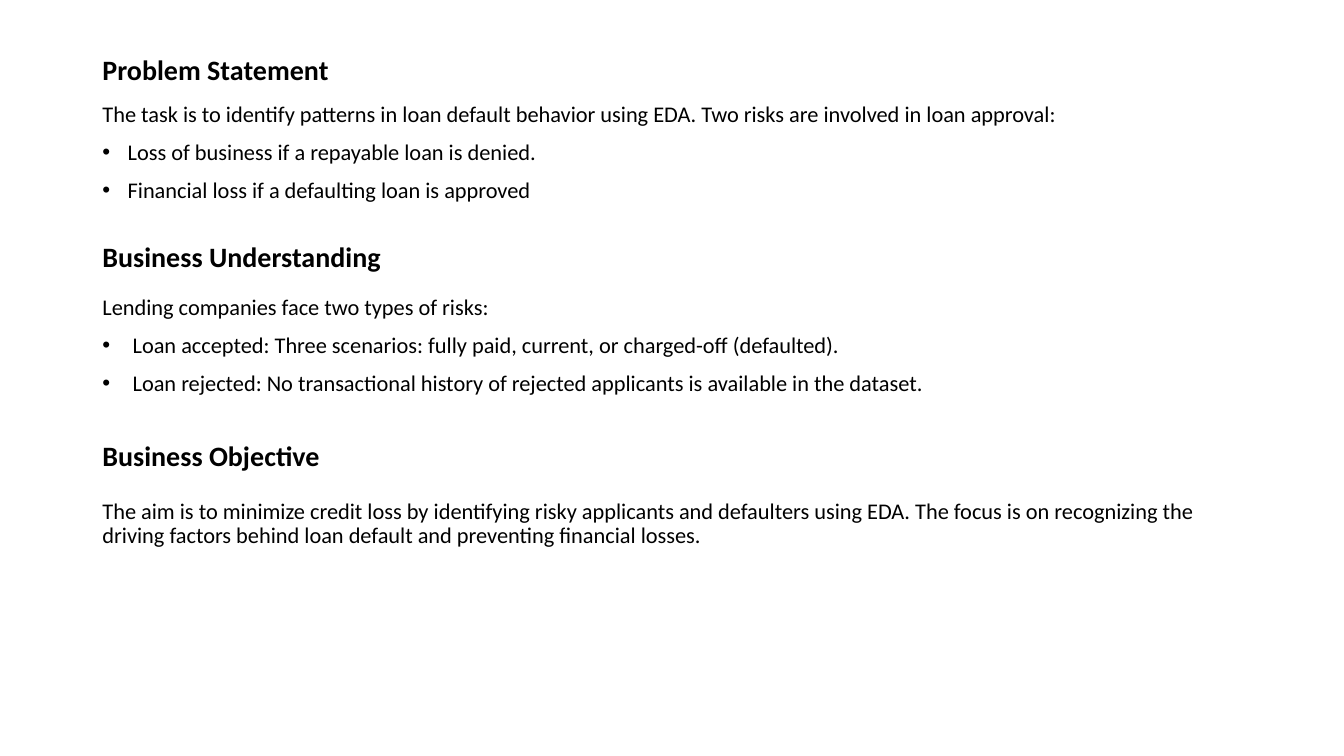
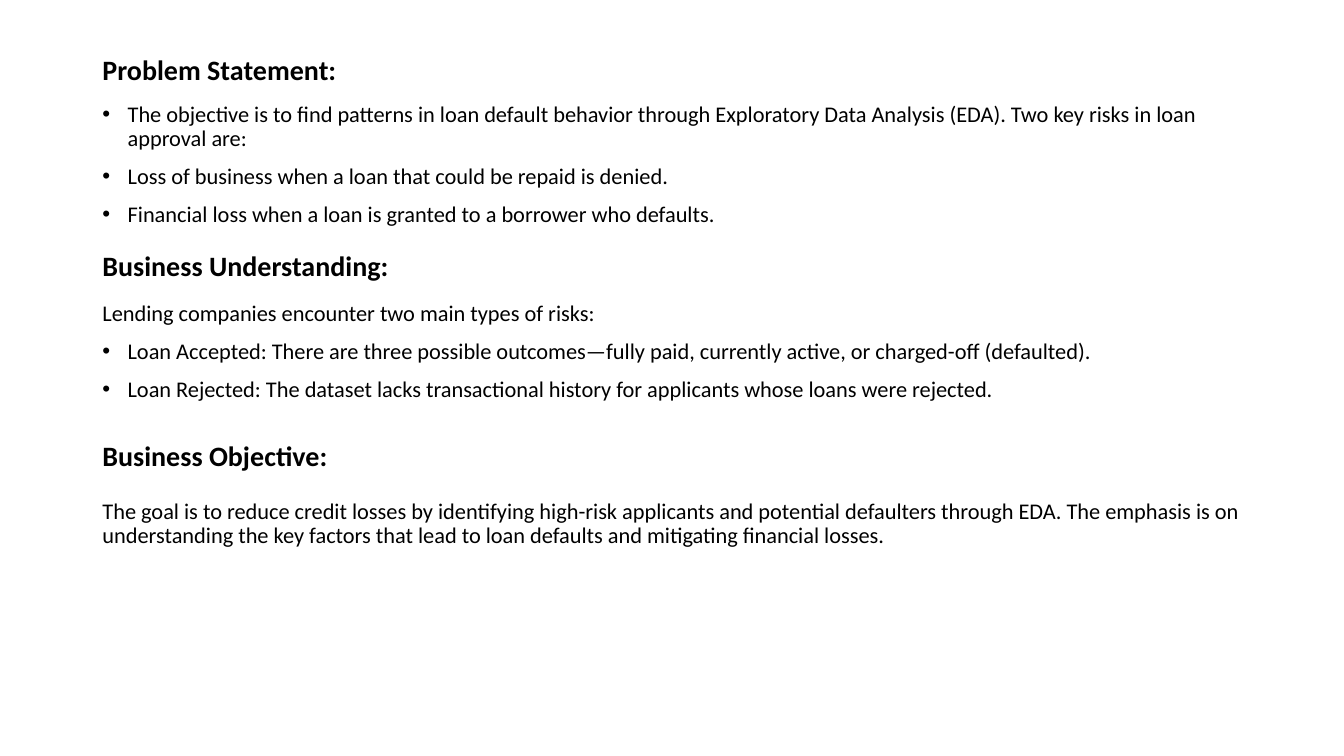
Before and after one commit to mkomera/Lending_ClubCase_Study, a slide deck: slide 2 of Lending_Club_Case_study.pptx. Drawn at 1344x756 pixels with LibreOffice and Linux fonts; fonts in the diff are those of the drawing. Boxes give left, top, right and bottom in pixels: in the first picture for what was removed or moved away, otherwise in the second. Text is boxed around its words. In the diff, an @@ line names an element or a change of style, - is before the commit and + after.

Commit message:
updated the presentation

```diff
--- a/Lending_Club_Case_study.pptx
+++ b/Lending_Club_Case_study.pptx
@@ title at (102, 60, 336, 81): text changed @@
-Problem Statement
+Problem Statement:
@@ text at (128, 106, 1195, 226): text changed @@
-The task is to identify patterns in loan default behavior using EDA. Two risks are involved in loan approval:
-• Loss of business if a repayable loan is denied.
-• Financial loss if a defaulting loan is approved
+• The objective is to find patterns in loan default behavior through Exploratory Data Analysis (EDA). Two key risks in loan approval are:
+• Loss of business when a loan that could be repaid is denied.
+• Financial loss when a loan is granted to a borrower who defaults.
@@ text at (102, 256, 388, 281): text changed @@
-Business Understanding
+Business Understanding:
@@ text at (102, 305, 1091, 401): text changed @@
-Lending companies face two types of risks:
-• Loan accepted: Three scenarios: fully paid, current, or charged-off (defaulted).
-• Loan rejected: No transactional history of rejected applicants is available in the dataset.
+Lending companies encounter two main types of risks:
+• Loan Accepted: There are three possible outcomes—fully paid, currently active, or charged-off (defaulted).
+• Loan Rejected: The dataset lacks transactional history for applicants whose loans were rejected.
@@ text at (102, 446, 327, 471): text changed @@
-Business Objective
+Business Objective:
@@ text at (102, 503, 1239, 547): text changed @@
-The aim is to minimize credit loss by identifying risky applicants and defaulters using EDA. The focus is on recognizing the driving factors behind loan default and preventing financial losses.
+The goal is to reduce credit losses by identifying high-risk applicants and potential defaulters through EDA. The emphasis is on understanding the key factors that lead to loan defaults and mitigating financial losses.
```
Also in this commit, not shown: 5 other slides changed, 5 slides added, 2 slides removed.
